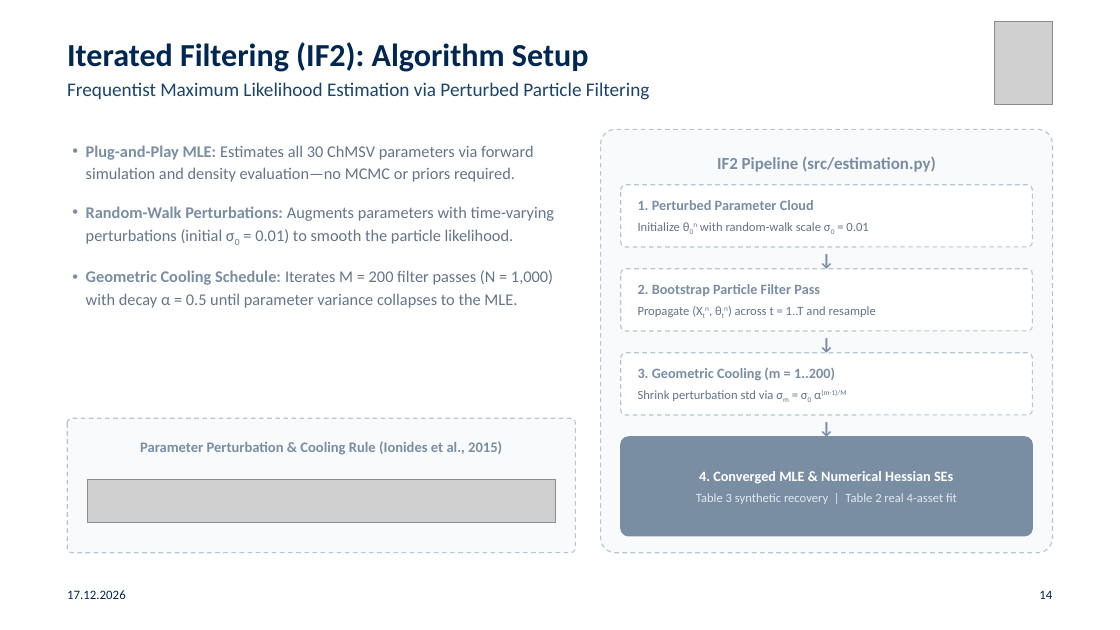
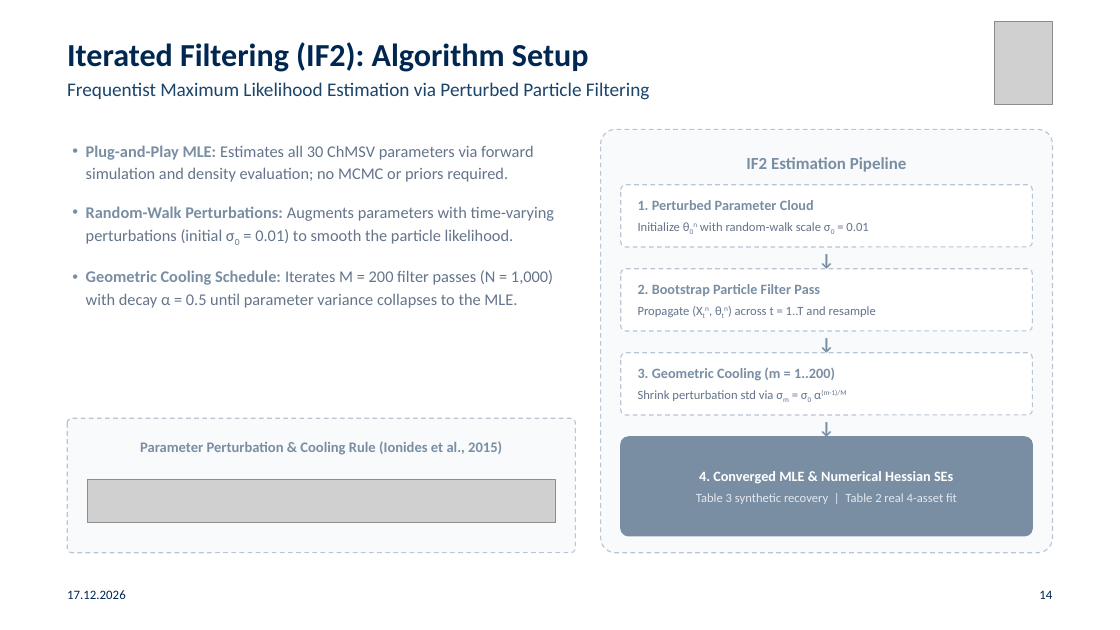
Before and after one commit to gabegagster/smc-stochastic-volatility, a slide deck: slide 14 of presentation/smc_chmsv_ensae_presentation.pptx. Drawn at 1120x630 pixels with LibreOffice and Linux fonts; fonts in the diff are those of the drawing; grey boxes stand for pictures. Boxes give left, top, right and bottom in pixels: in the first picture for what was removed or moved away, otherwise in the second. Text is boxed around its words. In the diff, an @@ line names an element or a change of style, - is before the commit and + after.

```diff
--- a/presentation/smc_chmsv_ensae_presentation.pptx
+++ b/presentation/smc_chmsv_ensae_presentation.pptx
@@ text at box(86, 145, 533, 182): text changed @@
-• Plug-and-Play MLE: Estimates all 30 ChMSV parameters via forward simulation and density evaluation—no MCMC or priors required.
+• Plug-and-Play MLE: Estimates all 30 ChMSV parameters via forward simulation and density evaluation; no MCMC or priors required.
@@ text at box(746, 157, 907, 172): text changed @@
-IF2 Pipeline (src/estimation.py)
+IF2 Estimation Pipeline
```
Also in this commit, not shown: 12 other slides changed, 11 other files.
